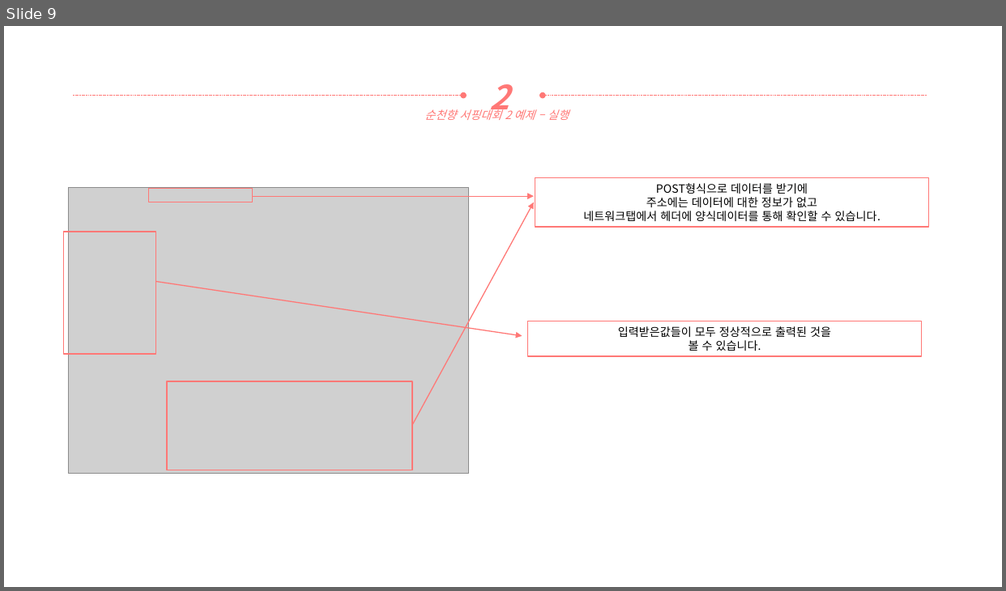
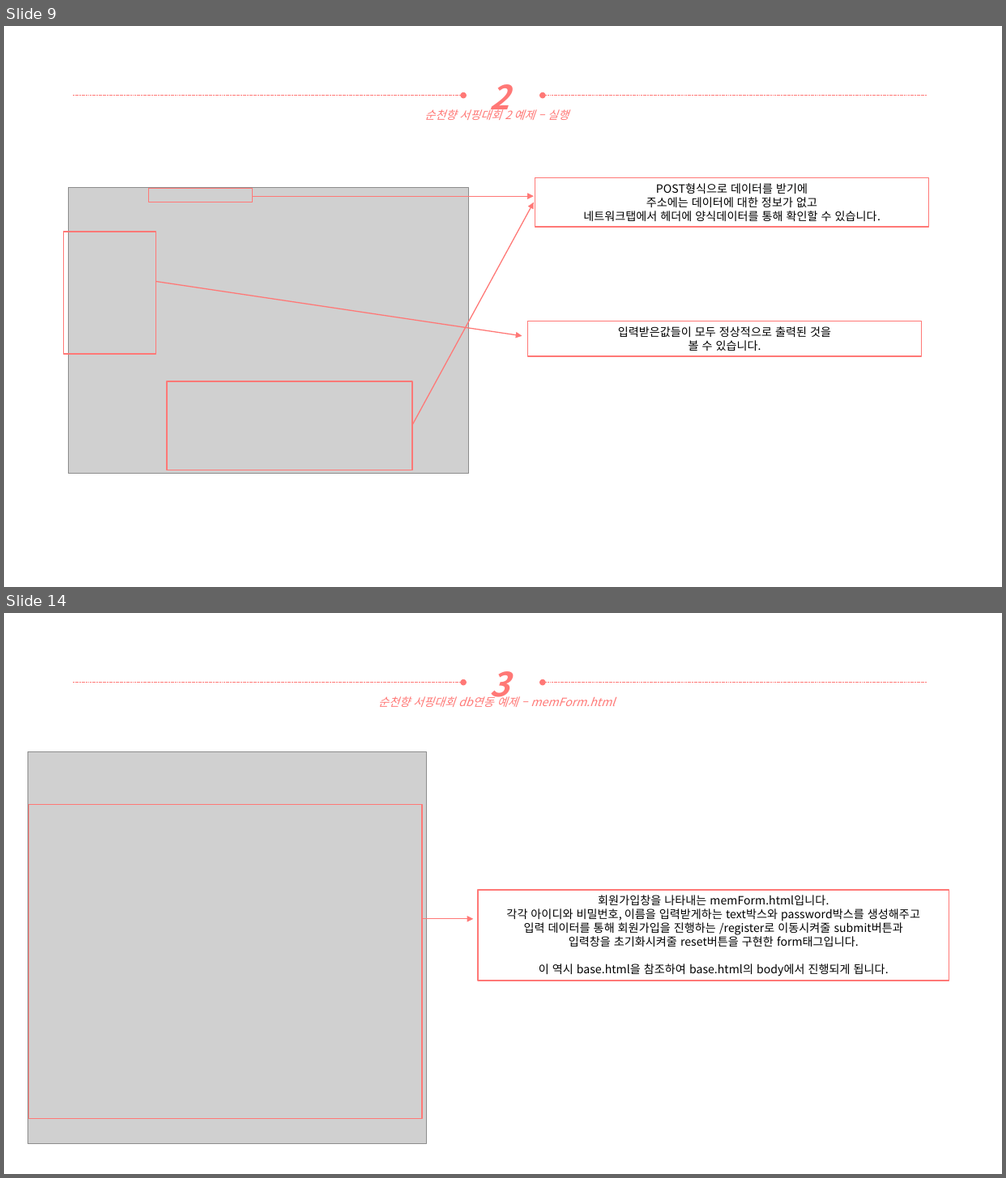
Before and after one commit to yooatom2200/Programing_Base_2, a slide deck: 6장/20164091-송희령-6주차 과제.pptx. Shown one above the other, each under a label of ours: slide 9 before the commit, slides 9 and 14 after it; the slides between them are not shown. The pictures are 1006x591 and 1006x1178 pixels, drawn with LibreOffice and Linux fonts; fonts in the diff are those of the drawing; grey boxes stand for pictures. Boxes give left, top, right and bottom in pixels: in the first picture for what was removed or moved away, otherwise in the second. Text is boxed around its words. In the diff, an @@ line names an element or a change of style, - is before the commit and + after.

```diff
--- a/6장/20164091-송희령-6주차 과제.pptx
+++ b/6장/20164091-송희령-6주차 과제.pptx
@@ slide 14 added at bbox=[4, 613, 1002, 1174], background #FFFFFF @@
@@ arrow added from (73, 683) to (463, 683), #FF7876 0.5 pt dashed @@
@@ text added at bbox=[490, 671, 509, 705], 32 pt, text #FF7876, bold, italic @@
+3
@@ arrow added from (927, 683) to (543, 683), #FF7876 0.5 pt dashed @@
@@ text added at bbox=[378, 695, 615, 707], 11 pt, text #FF7876, italic @@
+순천향 서핑대회 db연동 예제 – memForm.html
@@ picture added at bbox=[27, 752, 426, 1144] @@
@@ rectangle added at bbox=[28, 805, 422, 1119], outline #FF7876 1 pt @@
@@ rectangle added at bbox=[478, 890, 949, 981], outline #FF7876 1 pt, 11 pt, text #000000 @@
+회원가입창을 나타내는 memForm.html입니다.
+각각 아이디와 비밀번호, 이름을 입력받게하는 text박스와 password박스를 생성해주고
+입력 데이터를 통해 회원가입을 진행하는 /register로 이동시켜줄 submit버튼과
+입력창을 초기화시켜줄 reset버튼을 구현한 form태그입니다.
+이 역시 base.html을 참조하여 base.html의 body에서 진행되게 됩니다.
@@ arrow added from (422, 919) to (473, 919), #FF7876 1 pt @@
```
Also in this commit, not shown: 10 other slides added, 7 other files.
